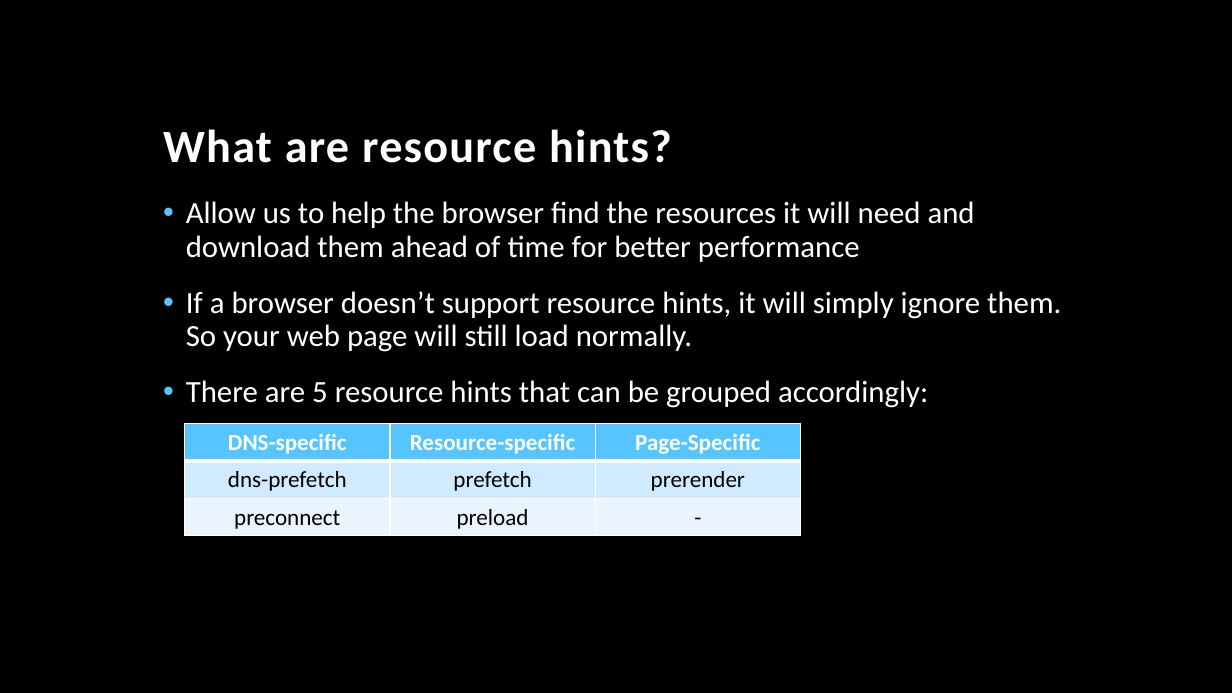
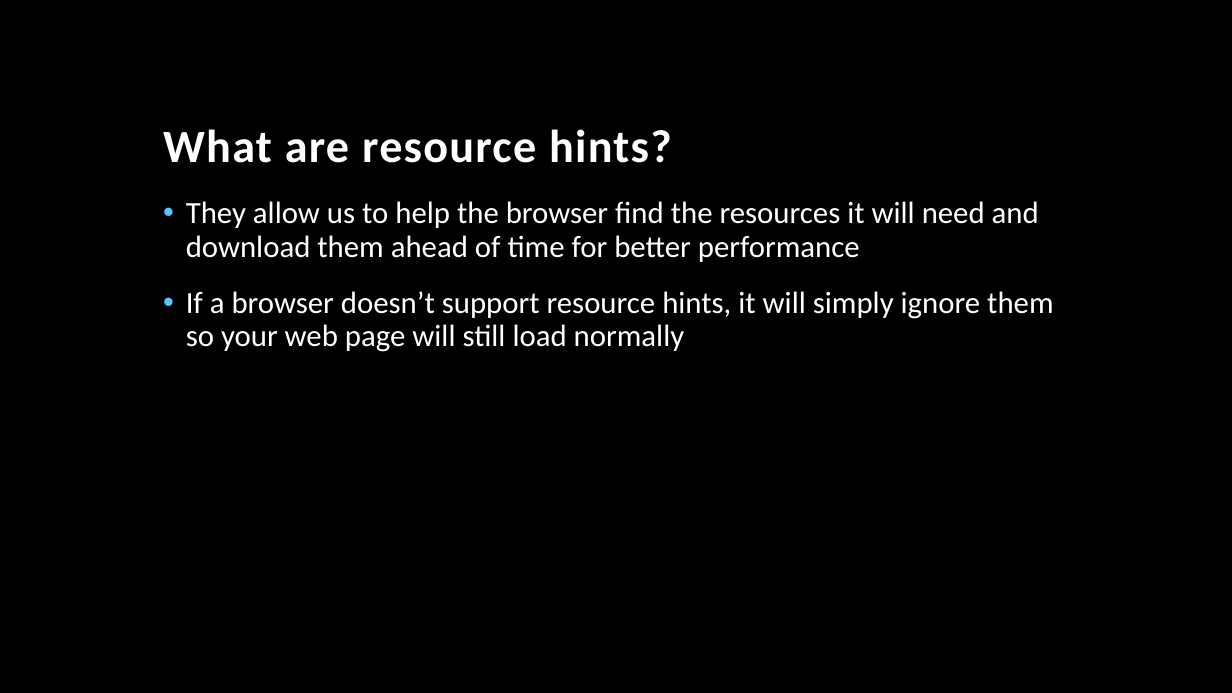
Before and after one commit to TonyMangino/html-resource-hints, a slide deck: slide 4 of Resource Hints.pptx. Drawn at 1232x693 pixels with LibreOffice and Linux fonts; fonts in the diff are those of the drawing; background and template pictures are left out. Boxes give left, top, right and bottom in pixels: in the first picture for what was removed or moved away, otherwise in the second. Text is boxed around its words. In the diff, an @@ line names an element or a change of style, - is before the commit and + after.

```diff
--- a/Resource Hints.pptx
+++ b/Resource Hints.pptx
@@ text at [186, 201, 1053, 352]: text changed @@
-• Allow us to help the browser find the resources it will need and download them ahead of time for better performance
-• If a browser doesn’t support resource hints, it will simply ignore them. So your web page will still load normally.
-• There are 5 resource hints that can be grouped accordingly:
+• They allow us to help the browser find the resources it will need and download them ahead of time for better performance
+• If a browser doesn’t support resource hints, it will simply ignore them so your web page will still load normally
@@ table removed at [185, 423, 800, 536], 3 rows, 3 columns @@
-DNS-specific | Resource-specific | Page-Specific
-dns-prefetch | prefetch | prerender
-preconnect | preload | -
```
Also in this commit, not shown: 53 other slides changed, 5 slides added, 11 slides removed.
